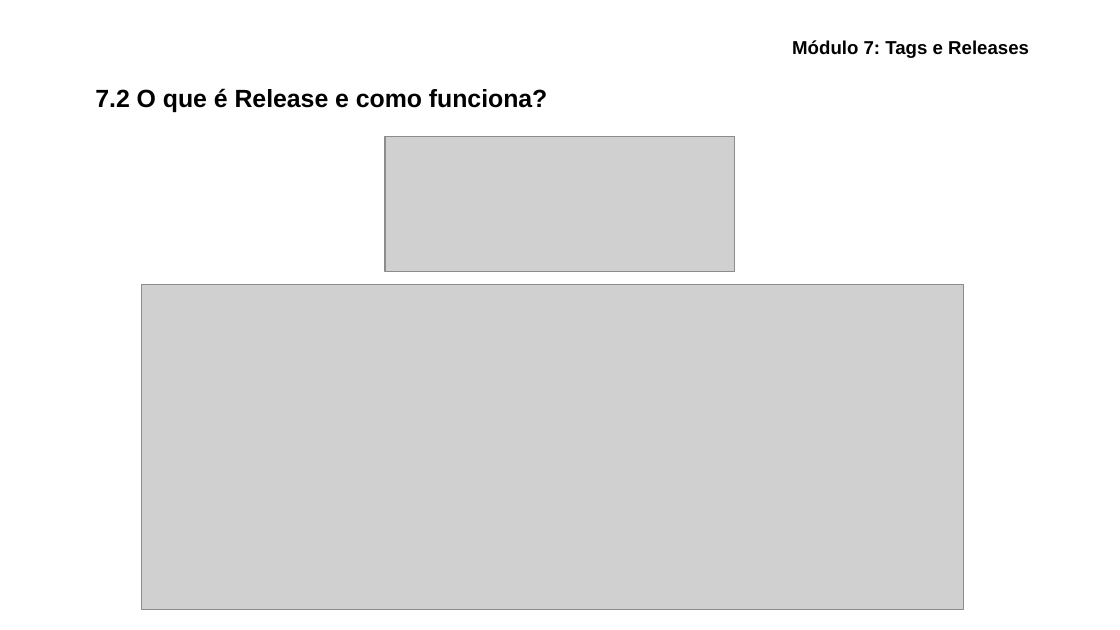
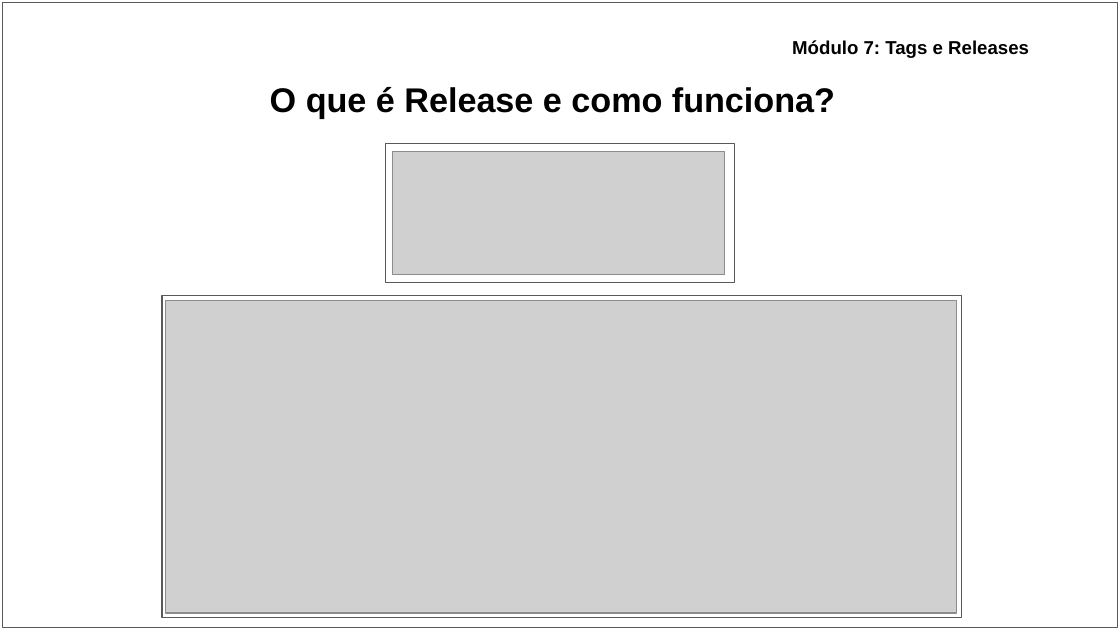
Before and after one commit to ryancunha13/Curso-Git-04, a slide deck: slide 37 of Materiais didáticos/Apresentação - Curso de Git_GitHub.pptx (slide 32 before the commit). Drawn at 1120x630 pixels with LibreOffice and Linux fonts; fonts in the diff are those of the drawing; grey boxes stand for pictures. Boxes give left, top, right and bottom in pixels: in the first picture for what was removed or moved away, otherwise in the second. Text is boxed around its words. In the diff, an @@ line names an element or a change of style, - is before the commit and + after.

```diff
--- a/Materiais didáticos/Apresentação - Curso de Git_GitHub.pptx
+++ b/Materiais didáticos/Apresentação - Curso de Git_GitHub.pptx
@@ rectangle added at bbox=[2, 2, 1118, 627], fill #FFFFFF, outline #595959 0.75 pt @@
@@ title at bbox=[270, 87, 835, 118]: text changed; size 16 to 22 pt @@
-7.2 O que é Release e como funciona?
+O que é Release e como funciona?
@@ rectangle added at bbox=[385, 143, 735, 282], fill #FFFFFF, outline #595959 0.75 pt @@
@@ picture: place and size @@
-picture at bbox=[385, 137, 735, 271]
+picture at bbox=[392, 151, 725, 274]
@@ rectangle added at bbox=[162, 296, 962, 618], fill #FFFFFF, outline #595959 0.75 pt @@
@@ picture: place and size @@
-picture at bbox=[142, 284, 964, 609]
+picture at bbox=[165, 300, 955, 613]
```
Also in this commit, not shown: 38 other slides changed, 9 slides added, 3 other files.
